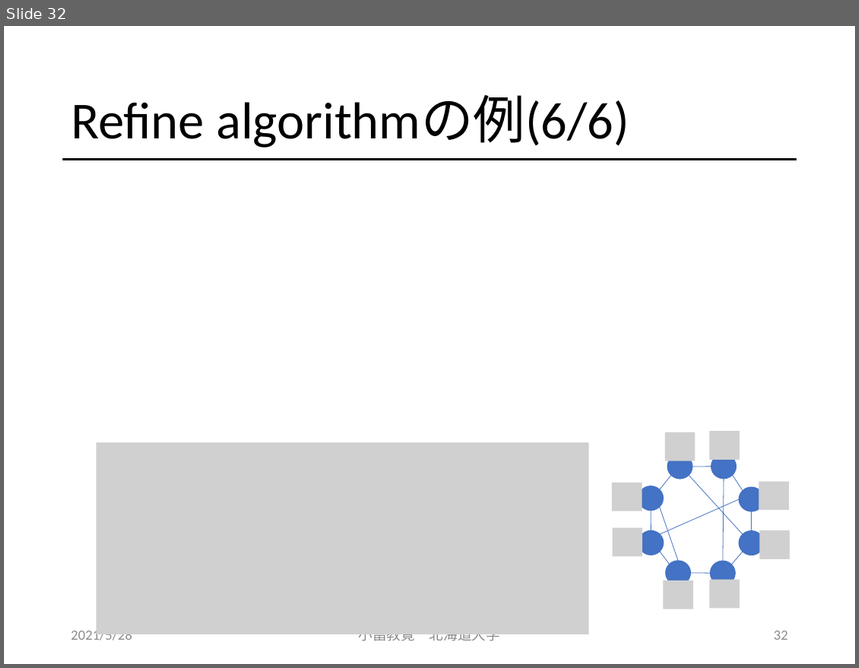
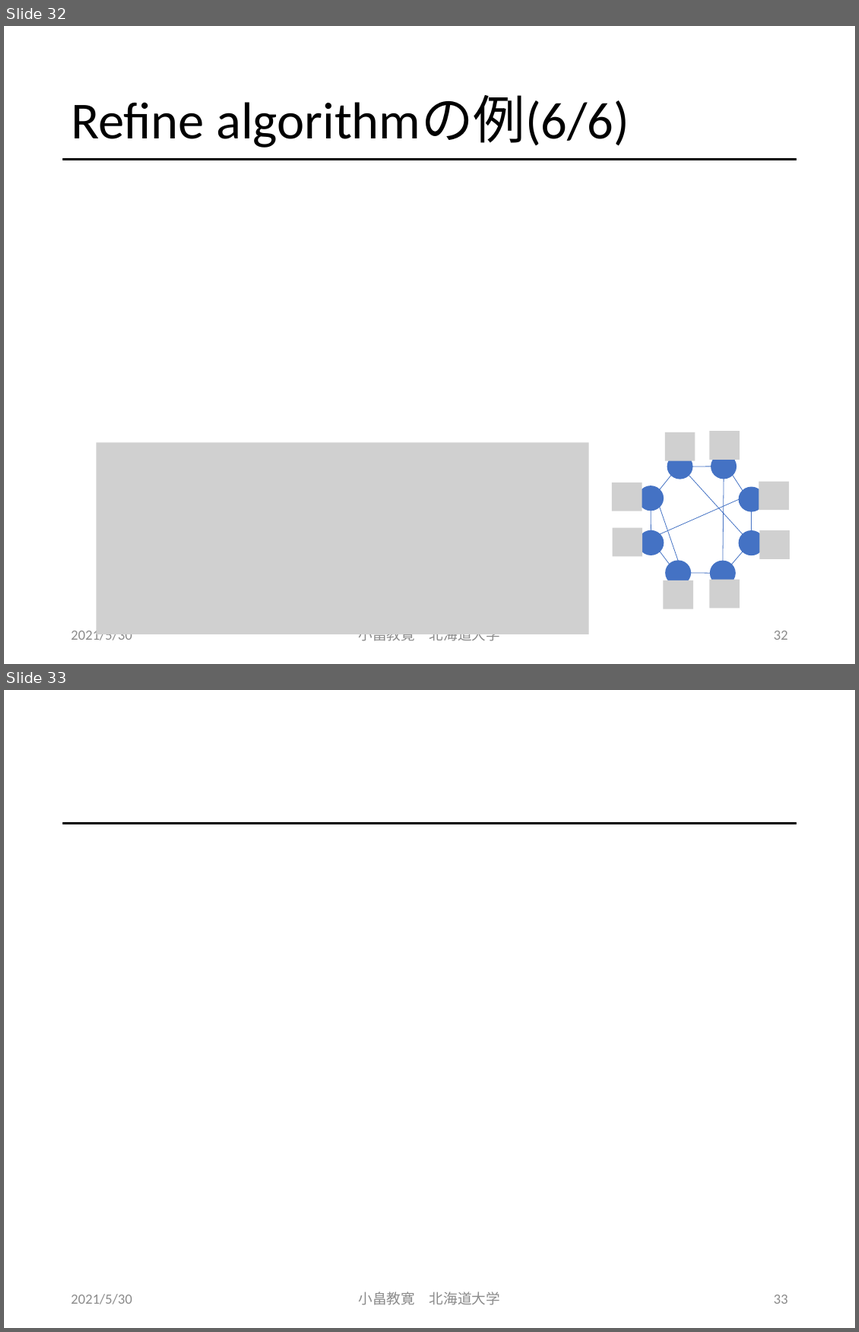
Before and after one commit to obatakyoukan/isomorphism, a slide deck: Isomorphism.pptx. Shown one above the other, each under a label of ours: slide 32 before the commit, slides 32 and 33 after it. The pictures are 859x668 and 859x1332 pixels, drawn with LibreOffice and Linux fonts; fonts in the diff are those of the drawing; grey boxes stand for pictures. Boxes give left, top, right and bottom in pixels: in the first picture for what was removed or moved away, otherwise in the second. Text is boxed around its words. In the diff, an @@ line names an element or a change of style, - is before the commit and + after.

```diff
--- a/Isomorphism.pptx
+++ b/Isomorphism.pptx
@@ slide 33 added at (4, 690, 855, 1328), background #FFFFFF; not listed: 1 template element that a slide beside it also shows @@
@@ text added at (71, 1294, 132, 1305), 12 pt, text #8C8C8C @@
+2021/5/30
@@ text added at (359, 1292, 500, 1306), 12 pt, text #8C8C8C @@
+小畠教寛 北海道大学
@@ page number added at (774, 1295, 788, 1304), 12 pt, text #8C8C8C @@
+33
@@ slide 32 changed as well @@
@@ text at (71, 629, 132, 641): text changed @@
-2021/5/28
+2021/5/30
```
Also in this commit, not shown: 39 other slides changed.
